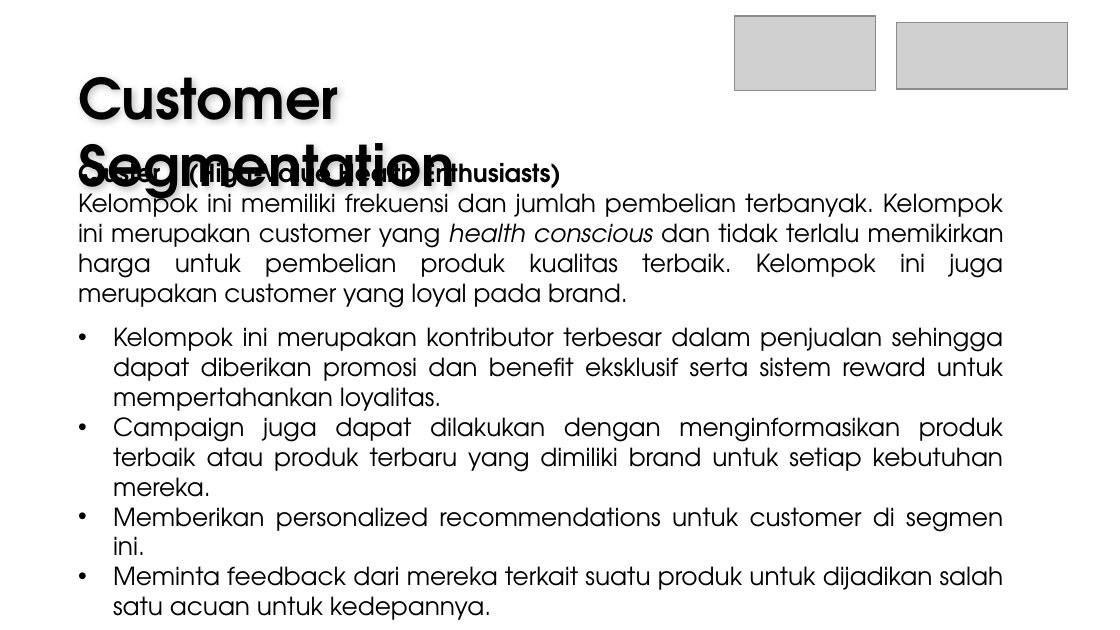
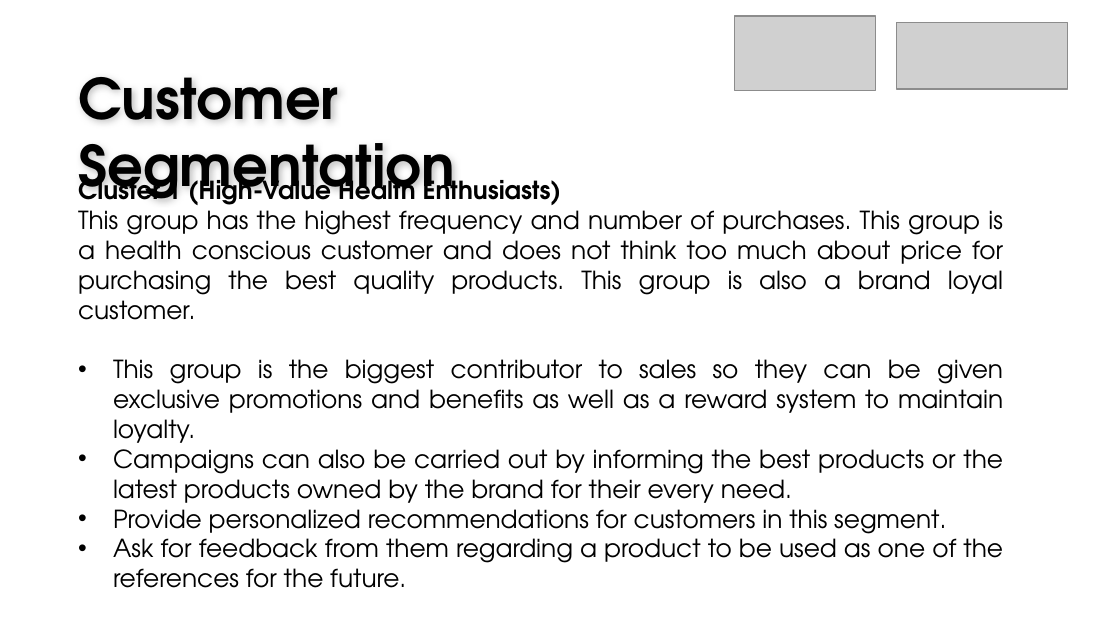
Before and after one commit to gisellehalim/kalbe-ds-vix-rakamin, a slide deck: slide 16 of Result Kalbe Nutritionals x Rakamin Academy.pptx. Drawn at 1120x630 pixels with LibreOffice and Linux fonts; fonts in the diff are those of the drawing; grey boxes stand for pictures; background and template pictures are left out. Boxes give left, top, right and bottom in pixels: in the first picture for what was removed or moved away, otherwise in the second. Text is boxed around its words. In the diff, an @@ line names an element or a change of style, - is before the commit and + after.

```diff
--- a/Result Kalbe Nutritionals x Rakamin Academy.pptx
+++ b/Result Kalbe Nutritionals x Rakamin Academy.pptx
@@ text "Cluster 1 (High-Value Health Enthusiasts)": place and size @@
-text "Cluster 1 (High-Value Health Enthusiasts)" at (78, 155, 1004, 620)
+text "Cluster 1 (High-Value Health Enthusiasts)" at (78, 172, 1003, 570)
@@ text at (78, 203, 1003, 570): text changed @@
-Kelompok ini memiliki frekuensi dan jumlah pembelian terbanyak. Kelompok ini merupakan customer yang health conscious dan tidak terlalu memikirkan harga untuk pembelian produk kualitas terbaik. Kelompok ini juga merupakan customer yang loyal pada brand.
-• Kelompok ini merupakan kontributor terbesar dalam penjualan sehingga dapat diberikan promosi dan benefit eksklusif serta sistem reward untuk mempertahankan loyalitas.
-• Campaign juga dapat dilakukan dengan menginformasikan produk terbaik atau produk terbaru yang dimiliki brand untuk setiap kebutuhan mereka.
-• Memberikan personalized recommendations untuk customer di segmen ini.
-• Meminta feedback dari mereka terkait suatu produk untuk dijadikan salah satu acuan untuk kedepannya.
+This group has the highest frequency and number of purchases. This group is a health conscious customer and does not think too much about price for purchasing the best quality products. This group is also a brand loyal customer.
+• This group is the biggest contributor to sales so they can be given exclusive promotions and benefits as well as a reward system to maintain loyalty.
+• Campaigns can also be carried out by informing the best products or the latest products owned by the brand for their every need.
+• Provide personalized recommendations for customers in this segment.
+• Ask for feedback from them regarding a product to be used as one of the references for the future.
```
Also in this commit, not shown: 12 other slides changed, 1 slide added, 1 slide removed.
